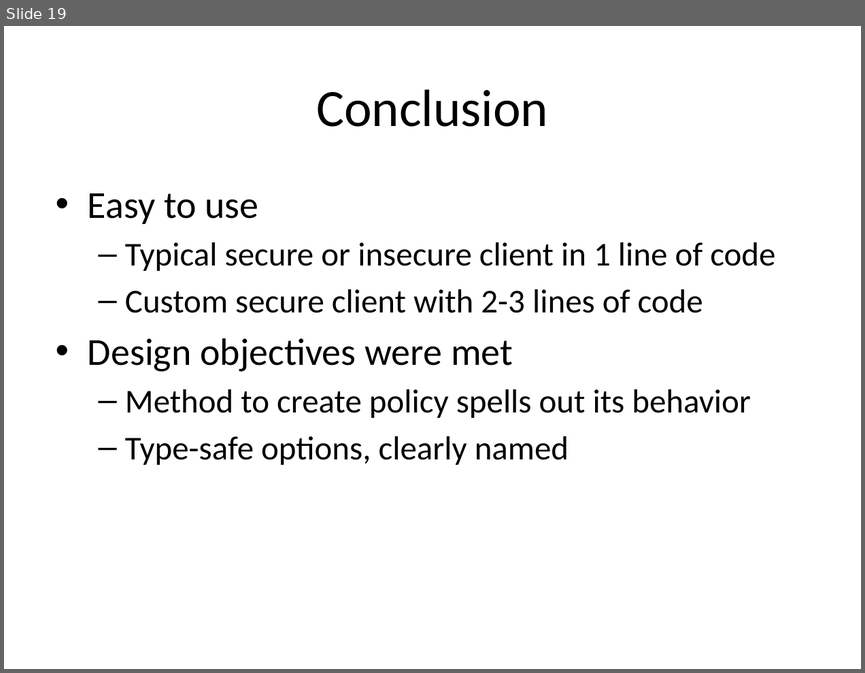
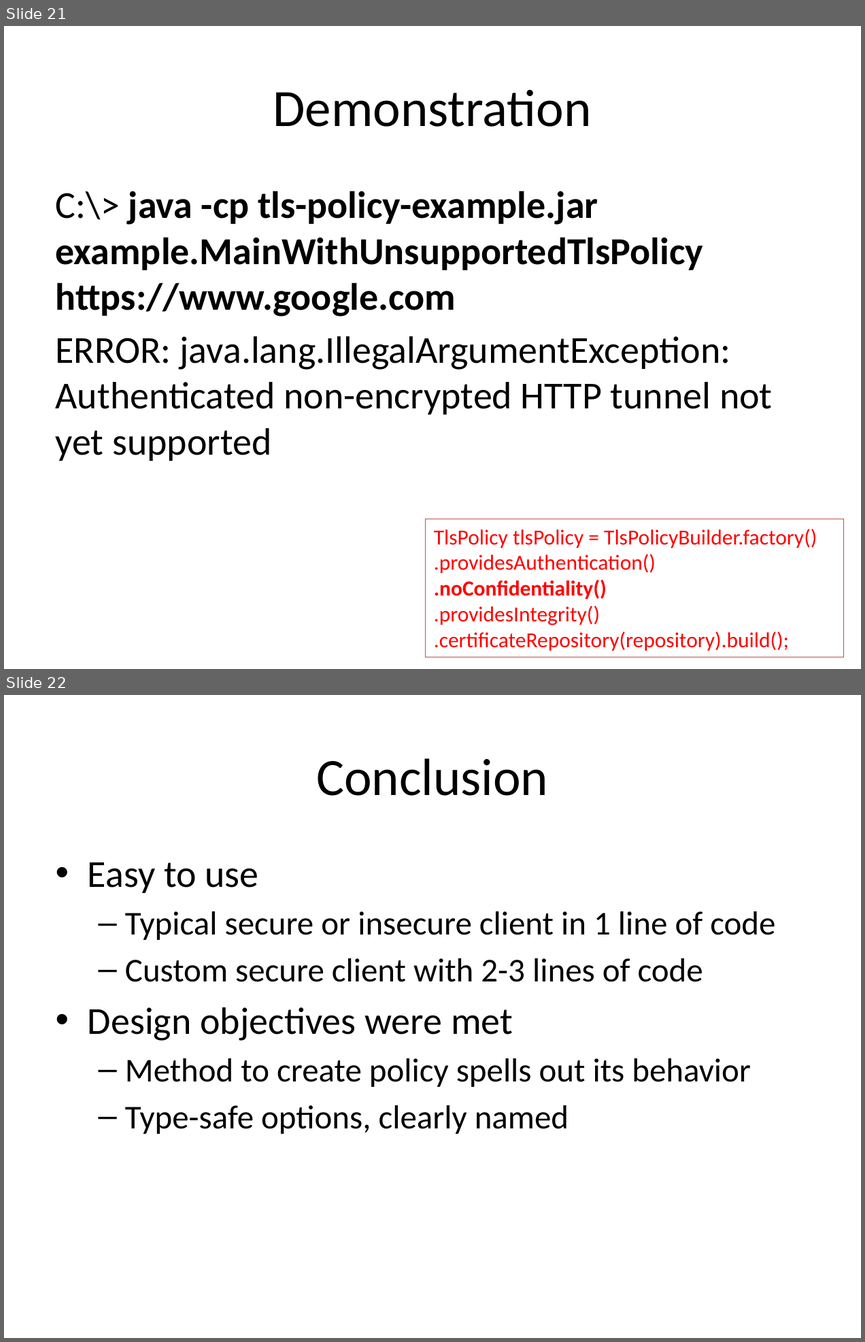
Before and after one commit to opencit/opencit, a slide deck: cpg-tls-policy/src/site/resources/tls-policy-presentation-20min.pptx. Shown one above the other, each under a label of ours: slide 19 before the commit, slides 21 and 22 after it. The pictures are 865x673 and 865x1342 pixels, drawn with LibreOffice and Linux fonts; fonts in the diff are those of the drawing. Boxes give left, top, right and bottom in pixels: in the first picture for what was removed or moved away, otherwise in the second. Text is boxed around its words. In the diff, an @@ line names an element or a change of style, - is before the commit and + after.

```diff
--- a/cpg-tls-policy/src/site/resources/tls-policy-presentation-20min.pptx
+++ b/cpg-tls-policy/src/site/resources/tls-policy-presentation-20min.pptx
@@ slide 21 added at (4,26,861,669), background #FFFFFF @@
@@ title added at (273,89,591,127), 44 pt, text #000000 @@
+Demonstration
@@ text added at (56,191,772,461), 32 pt, text #000000 @@
+C:\> java -cp tls-policy-example.jar example.MainWithUnsupportedTlsPolicy https://www.google.com
+ERROR: java.lang.IllegalArgumentException: Authenticated non-encrypted HTTP tunnel not yet supported
@@ rectangle added at (426,518,844,658), outline #C0504D 0.75 pt, 18 pt, text #FF0000 @@
+TlsPolicy tlsPolicy = TlsPolicyBuilder.factory()
+.providesAuthentication()
+.noConfidentiality()
+.providesIntegrity()
+.certificateRepository(repository).build();
@@ what was slide 19 is now slide 22 @@
```
Also in this commit, not shown: 2 other slides added, 55 other files.
